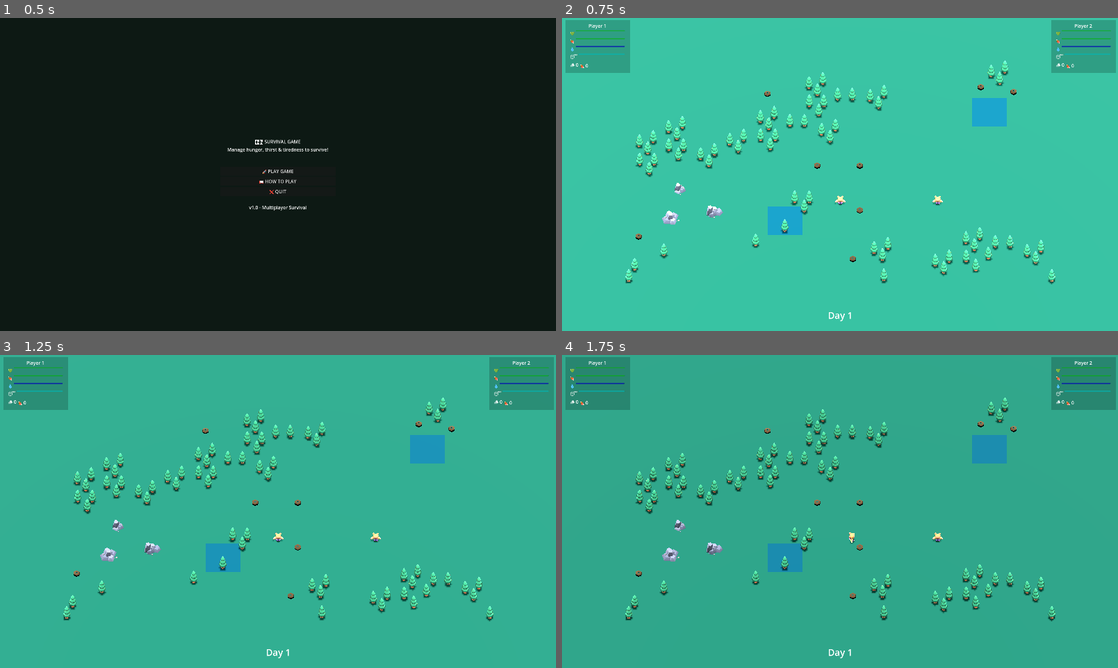
Above: before the commit, frames 1-4 (two rows, left to right).
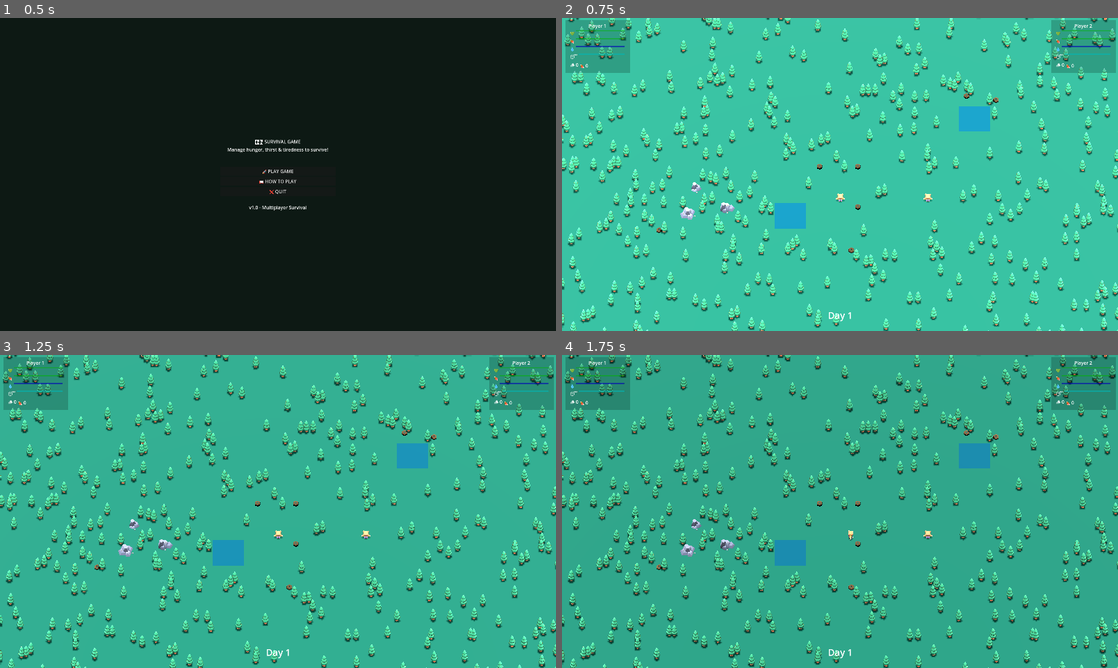
Above: after the commit, the same moments.

Repository: dp-lewis/hands-off-my-berries
Game: Godot game, scene res://ui/main_menu.tscn
Two runs of this game, one before a commit and one after it. Both use one fixed random seed, a clock stepped at 60 frames per second and the inputs below.
Inputs (mouse positions are in pixels of both pictures, inside the frame that each line leads up to):
- Up to frame 1 (0.5 s): no input
- Up to frame 2 (0.75 s): click "🚀 PLAY GAME" at 0.5 s
- Up to frame 3 (1.25 s): no input
- Up to frame 4 (1.75 s): tap Enter (ui_accept) at 1.25, 1.52 s; move the mouse to (962, 495) at 1.27 s; hold Right (ui_right) from 1.28 s (still down); tap Tab (ui_focus_next) at 1.35 s; click (962, 495) at 1.42 s; tap V at 1.55 s

Frame 1 is identical in both runs. In frame 2, 17% of the frame differs, in the area x 0-100%, y 0-100%; in frame 3, 17%; in frame 4, 16%.

Commit message:
feat: Implement tree spawner system with noise-based clustering and tree variety support

Diff:
--- a/levels/level-test.tscn
+++ b/levels/level-test.tscn
@@ -1,8 +1,9 @@
-[gd_scene load_steps=12 format=3 uid="uid://woxo7m8qhipo"]
+[gd_scene load_steps=13 format=3 uid="uid://woxo7m8qhipo"]
 
 [ext_resource type="Script" uid="uid://cjodfbct1ml6h" path="res://systems/simple_game_manager.gd" id="1_onwf1"]
 [ext_resource type="PackedScene" uid="uid://dhycgw31gv2xr" path="res://scenes/players/player.tscn" id="1_voxel"]
 [ext_resource type="PackedScene" uid="uid://b8b3dbuxtoblb" path="res://models/kenney-survival-kit/tree.tscn" id="2_awkes"]
+[ext_resource type="Script" uid="uid://bvulwe6djluba" path="res://systems/tree_spawner.gd" id="3_tree_spawner"]
 [ext_resource type="PackedScene" uid="uid://cs05wsnjh4clr" path="res://models/kenney_nature-kit/crop_pumpkin.tscn" id="4_53nj4"]
 [ext_resource type="PackedScene" uid="uid://cjdyrlh8hqxh6" path="res://models/placeholder/water.tscn" id="5_water"]
 [ext_resource type="PackedScene" uid="uid://cw72ssrptg1wb" path="res://models/kenney-survival-kit/rock_a.tscn" id="6_sol08"]
@@ -41,7 +42,7 @@
 transform = Transform3D(1, 0, 0, 0, 0.573577, 0.819152, 0, -0.819152, 0.573577, 0, 50, 30)
 projection = 1
 fov = 40.0
-size = 44.919
+size = 50.0
 far = 100.0
 
 [node name="Player0" parent="." instance=ExtResource("1_voxel")]
@@ -50,7 +51,20 @@
 transform = Transform3D(1, 0, 0, 0, 1, 0, 0, 0, 1, 14.0268, 0, 0)
 player_id = 1
 
+[node name="TreeSpawner" type="Node3D" parent="."]
+script = ExtResource("3_tree_spawner")
+tree_scene = ExtResource("2_awkes")
+area_size = Vector2(100, 75)
+tree_count = 500
+min_distance = 0.5
+player_clearing_radius = 5.0
+additional_clearings = Array[Vector3]([Vector3(-8, 0, 3), Vector3(21.5, 0, -16)])
+clearing_radius = 3.0
+noise_scale = 0.1
+cluster_density = 0.1
+
 [node name="Trees" type="Node3D" parent="."]
+visible = false
 
 [node name="tree2" parent="Trees" instance=ExtResource("2_awkes")]
 transform = Transform3D(1, 0, 0, 0, 1, 0, 0, 0, 1, -4.46687, 0, -0.231797)
--- a/project.godot
+++ b/project.godot
@@ -30,31 +30,37 @@
 p2_left={
 "deadzone": 0.2,
 "events": [Object(InputEventKey,"resource_local_to_scene":false,"resource_name":"","device":-1,"window_id":0,"alt_press …(191 unchanged characters)…
+, Object(InputEventJoypadMotion,"resource_local_to_scene":false,"resource_name":"","device":-1,"axis":0,"axis_value":-1.0,"script":null)
 ]
 }
 p2_right={
 "deadzone": 0.2,
 "events": [Object(InputEventKey,"resource_local_to_scene":false,"resource_name":"","device":-1,"window_id":0,"alt_press …(192 unchanged characters)…
+, Object(InputEventJoypadMotion,"resource_local_to_scene":false,"resource_name":"","device":-1,"axis":0,"axis_value":1.0,"script":null)
 ]
 }
 p2_up={
 "deadzone": 0.2,
 "events": [Object(InputEventKey,"resource_local_to_scene":false,"resource_name":"","device":-1,"window_id":0,"alt_press …(192 unchanged characters)…
+, Object(InputEventJoypadMotion,"resource_local_to_scene":false,"resource_name":"","device":-1,"axis":1,"axis_value":-1.0,"script":null)
 ]
 }
 p2_down={
 "deadzone": 0.2,
 "events": [Object(InputEventKey,"resource_local_to_scene":false,"resource_name":"","device":-1,"window_id":0,"alt_press …(192 unchanged characters)…
+, Object(InputEventJoypadMotion,"resource_local_to_scene":false,"resource_name":"","device":-1,"axis":1,"axis_value":1.0,"script":null)
 ]
 }
 p2_action={
 "deadzone": 0.2,
 "events": [Object(InputEventKey,"resource_local_to_scene":false,"resource_name":"","device":-1,"window_id":0,"alt_press …(192 unchanged characters)…
+, Object(InputEventJoypadButton,"resource_local_to_scene":false,"resource_name":"","device":-1,"button_index":0,"pressure":0.0,"pressed":true,"script":null)
 ]
 }
 p2_build={
 "deadzone": 0.2,
 "events": [Object(InputEventKey,"resource_local_to_scene":false,"resource_name":"","device":-1,"window_id":0,"alt_press …(192 unchanged characters)…
+, Object(InputEventJoypadButton,"resource_local_to_scene":false,"resource_name":"","device":-1,"button_index":2,"pressure":0.0,"pressed":true,"script":null)
 ]
 }
 show_help={
@@ -63,6 +69,36 @@
 , Object(InputEventKey,"resource_local_to_scene":false,"resource_name":"","device":-1,"window_id":0,"alt_pressed":false …(183 unchanged characters)…
 ]
 }
+p1_left={
+"deadzone": 0.2,
+"events": [Object(InputEventKey,"resource_local_to_scene":false,"resource_name":"","device":-1,"window_id":0,"alt_pressed":false,"shift_pressed":false,"ctrl_pressed":false,"meta_pressed":false,"pressed":false,"keycode":0,"physical_keycode":4194319,"key_label":0,"unicode":0,"location":0,"echo":false,"script":null)
+]
+}
+p1_right={
+"deadzone": 0.2,
+"events": [Object(InputEventKey,"resource_local_to_scene":false,"resource_name":"","device":-1,"window_id":0,"alt_pressed":false,"shift_pressed":false,"ctrl_pressed":false,"meta_pressed":false,"pressed":false,"keycode":0,"physical_keycode":4194321,"key_label":0,"unicode":0,"location":0,"echo":false,"script":null)
+]
+}
+p1_up={
+"deadzone": 0.2,
+"events": [Object(InputEventKey,"resource_local_to_scene":false,"resource_name":"","device":-1,"window_id":0,"alt_pressed":false,"shift_pressed":false,"ctrl_pressed":false,"meta_pressed":false,"pressed":false,"keycode":0,"physical_keycode":4194320,"key_label":0,"unicode":0,"location":0,"echo":false,"script":null)
+]
+}
+p1_down={
+"deadzone": 0.2,
+"events": [Object(InputEventKey,"resource_local_to_scene":false,"resource_name":"","device":-1,"window_id":0,"alt_pressed":false,"shift_pressed":false,"ctrl_pressed":false,"meta_pressed":false,"pressed":false,"keycode":0,"physical_keycode":4194322,"key_label":0,"unicode":0,"location":0,"echo":false,"script":null)
+]
+}
+p1_action={
+"deadzone": 0.2,
+"events": [Object(InputEventKey,"resource_local_to_scene":false,"resource_name":"","device":-1,"window_id":0,"alt_pressed":false,"shift_pressed":false,"ctrl_pressed":false,"meta_pressed":false,"pressed":false,"keycode":0,"physical_keycode":32,"key_label":0,"unicode":32,"location":0,"echo":false,"script":null)
+]
+}
+p1_build={
+"deadzone": 0.2,
+"events": [Object(InputEventKey,"resource_local_to_scene":false,"resource_name":"","device":-1,"window_id":0,"alt_pressed":false,"shift_pressed":false,"ctrl_pressed":false,"meta_pressed":false,"pressed":false,"keycode":0,"physical_keycode":4194306,"key_label":0,"unicode":0,"location":0,"echo":false,"script":null)
+]
+}
 
 [rendering]
 
--- a/scenes/players/components/player_input_handler.gd
+++ b/scenes/players/components/player_input_handler.gd
@@ -42,10 +42,10 @@
 	# Movement mappings
 	movement_actions = {
 		0: {
-			"left": "ui_left",
-			"right": "ui_right",
-			"up": "ui_up",
-			"down": "ui_down"
+			"left": "p1_left",
+			"right": "p1_right",
+			"up": "p1_up",
+			"down": "p1_down"
 		},
 		1: {
 			"left": "p2_left",
@@ -69,7 +69,7 @@
 
 	# Action key mappings
 	action_keys = {
-		0: "ui_accept",  # Space/Enter for keyboard player
+		0: "p1_action",  # Space/Enter for keyboard player
 		1: "p2_action",
 		2: "p3_action",
 		3: "p4_action"
@@ -77,7 +77,7 @@
 
 	# Build key mappings
 	build_keys = {
-		0: "ui_focus_next",  # Tab for keyboard player
+		0: "p1_build",  # Tab for keyboard player
 		1: "p2_build",
 		2: "p3_build",
 		3: "p4_build"
--- /dev/null
+++ b/systems/noise_visualizer.gd
@@ -0,0 +1,66 @@
+extends Node3D
+
+# Noise Visualization Helper
+# Shows the noise pattern as colored spheres to help tune parameters
+
+@export var visualization_enabled: bool = false
+@export var visualization_grid_size: int = 50
+@export var visualization_spacing: float = 2.0
+
+@onready var tree_spawner = get_parent().get_node("TreeSpawner")
+
+func _ready():
+	if visualization_enabled and tree_spawner:
+		call_deferred("create_noise_visualization")
+
+func create_noise_visualization():
+	if not tree_spawner or not tree_spawner.noise:
+		return
+
+	print("Creating noise visualization...")
+
+	var half_grid = int(visualization_grid_size / 2)
+	for x in range(-half_grid, half_grid):
+		for z in range(-half_grid, half_grid):
+			var pos = Vector3(x * visualization_spacing, 0.5, z * visualization_spacing)
+			var noise_value = tree_spawner.get_noise_at_position(pos)
+
+			# Only show points in tree areas (above threshold)
+			if noise_value >= tree_spawner.noise_threshold:
+				var sphere = create_sphere(pos, noise_value)
+				add_child(sphere)
+
+func create_sphere(pos: Vector3, noise_value: float) -> MeshInstance3D:
+	var mesh_instance = MeshInstance3D.new()
+	var sphere_mesh = SphereMesh.new()
+	sphere_mesh.radius = 0.2
+	sphere_mesh.height = 0.4
+	mesh_instance.mesh = sphere_mesh
+
+	# Create material based on noise value
+	var material = StandardMaterial3D.new()
+	var intensity = noise_value
+	material.albedo_color = Color(intensity, intensity * 0.5, 0.2, 0.7)
+	mesh_instance.material_override = material
+
+	mesh_instance.position = pos
+	return mesh_instance
+
+func clear_visualization():
+	for child in get_children():
+		child.queue_free()
+
+func regenerate_visualization():
+	clear_visualization()
+	await get_tree().process_frame
+	create_noise_visualization()
+
+func _input(event):
+	if event is InputEventKey and event.pressed:
+		if event.keycode == KEY_V:
+			visualization_enabled = !visualization_enabled
+			if visualization_enabled:
+				create_noise_visualization()
+			else:
+				clear_visualization()
+			print("Noise visualization: ", "ON" if visualization_enabled else "OFF")
--- /dev/null
+++ b/systems/tree_demo_controller.gd
@@ -0,0 +1,133 @@
+extends Node3D
+
+# Simple script to test tree spawner regeneration
+# Press R to regenerate trees, T to add a clearing at camera position
+
+@onready var tree_spawner = $TreeSpawner
+@onready var camera = $Camera3D
+
+func _ready():
+	print("Tree Spawner Demo loaded!")
+	print("Press R to regenerate trees")
+	print("Press N to regenerate with new noise seed")
+	print("Press T to add clearing at camera position")
+	print("Press C to clear all additional clearings")
+	print("Press 1-5 to adjust noise threshold")
+	print("Press Q/A to adjust noise scale")
+	print("Press W/S to adjust cluster density")
+	print("Press V to toggle noise visualization")
+	print("Press G to toggle tree variety mode")
+	print("Press I to show tree type statistics")
+
+func _input(event):
+	if event.is_action_pressed("ui_cancel"):  # Escape key
+		get_tree().quit()
+
+	if event.is_action_pressed("ui_accept"):  # Enter key
+		if tree_spawner:
+			tree_spawner.regenerate_trees()
+			print("Trees regenerated!")
+
+	# Handle key presses
+	if event is InputEventKey and event.pressed:
+		match event.keycode:
+			KEY_R:
+				if tree_spawner:
+					tree_spawner.regenerate_trees()
+					print("Trees regenerated!")
+
+			KEY_N:
+				if tree_spawner:
+					tree_spawner.regenerate_with_new_seed()
+					print("Trees regenerated with new seed: ", tree_spawner.noise_seed)
+
+			KEY_T:
+				if tree_spawner and camera:
+					var cam_pos = camera.global_position
+					cam_pos.y = 0  # Project to ground level
+					tree_spawner.add_clearing(cam_pos, 10.0)
+					tree_spawner.regenerate_trees()
+					print("Added clearing at: ", cam_pos)
+
+			KEY_C:
+				if tree_spawner:
+					tree_spawner.additional_clearings.clear()
+					tree_spawner.regenerate_trees()
+					print("Cleared all additional clearings!")
+
+			# Noise threshold adjustment (1-5 keys)
+			KEY_1:
+				adjust_noise_threshold(0.1)
+			KEY_2:
+				adjust_noise_threshold(0.3)
+			KEY_3:
+				adjust_noise_threshold(0.5)
+			KEY_4:
+				adjust_noise_threshold(0.7)
+			KEY_5:
+				adjust_noise_threshold(0.9)
+
+			# Noise scale adjustment
+			KEY_Q:
+				adjust_noise_scale(-0.01)
+			KEY_A:
+				adjust_noise_scale(0.01)
+
+			# Cluster density adjustment
+			KEY_W:
+				adjust_cluster_density(0.1)
+			KEY_S:
+				adjust_cluster_density(-0.1)
+
+			# Tree variety controls
+			KEY_G:
+				toggle_tree_variety()
+			KEY_I:
+				show_tree_stats()
+
+func adjust_noise_threshold(new_threshold: float):
+	if tree_spawner:
+		tree_spawner.noise_threshold = new_threshold
+		tree_spawner.regenerate_trees()
+		print("Noise threshold set to: ", new_threshold)
+
+func adjust_noise_scale(delta: float):
+	if tree_spawner:
+		tree_spawner.noise_scale = max(0.01, tree_spawner.noise_scale + delta)
+		tree_spawner.setup_noise()
+		tree_spawner.regenerate_trees()
+		print("Noise scale set to: ", tree_spawner.noise_scale)
+
+func adjust_cluster_density(delta: float):
+	if tree_spawner:
+		tree_spawner.cluster_density = clamp(tree_spawner.cluster_density + delta, 0.1, 1.0)
+		tree_spawner.regenerate_trees()
+		print("Cluster density set to: ", tree_spawner.cluster_density)
+
+func toggle_tree_variety():
+	if tree_spawner:
+		tree_spawner.use_tree_variety = !tree_spawner.use_tree_variety
+		tree_spawner.regenerate_trees()
+		print("Tree variety: ", "ON" if tree_spawner.use_tree_variety else "OFF")
+		if tree_spawner.use_tree_variety:
+			show_tree_stats()
+
+func show_tree_stats():
+	if tree_spawner:
+		var stats = tree_spawner.get_tree_type_stats()
+		if stats.is_empty():
+			print("Tree variety disabled or no tree types configured")
+		else:
+			print("Tree type distribution:")
+			for tree_name in stats:
+				var data = stats[tree_name]
+				print("  ", tree_name, ": ", data.weight, " weight (", "%.1f" % data.percentage, "%)")
+
+# Setup example tree variety (you can add different tree scenes here later)
+func setup_example_tree_variety():
+	if tree_spawner and tree_spawner.tree_scene:
+		# For now, just use the same tree with different weights as an example
+		tree_spawner.tree_scenes = [tree_spawner.tree_scene]
+		tree_spawner.tree_weights = [1.0]
+		tree_spawner.setup_tree_weights()
+		print("Example tree variety setup complete")
--- /dev/null
+++ b/systems/tree_spawner.gd
@@ -0,0 +1,221 @@
+extends Node3D
+
+@export var tree_scene: PackedScene  # Legacy single tree (still supported)
+@export var area_size: Vector2 = Vector2(150, 150)
+@export var tree_count: int = 50
+@export var min_distance: float = 3.0
+@export var player_clearing_radius: float = 10.0
+@export var additional_clearings: Array[Vector3] = []
+@export var clearing_radius: float = 8.0
+
+# Tree variety system
+@export_group("Tree Variety")
+@export var tree_scenes: Array[PackedScene] = []  # Multiple tree types
+@export var tree_weights: Array[float] = []  # Probability weights for each tree type
+@export var use_tree_variety: bool = false  # Enable multiple tree types
+
+# Noise-based clustering parameters
+@export_group("Noise Clustering")
+@export var use_noise_clustering: bool = true
+@export var noise_scale: float = 0.05  # Lower = bigger clusters
+@export var noise_threshold: float = 0.3  # Higher = fewer trees (0.0 to 1.0)
+@export var cluster_density: float = 0.7  # Chance to place tree in valid noise area
+@export var noise_seed: int = 12345
+
+var player_spawn_points: Array[Vector3] = []
+var noise: FastNoiseLite
+var cumulative_weights: Array[float] = []  # For weighted random selection
+
+func _ready():
+	# Initialize noise
+	setup_noise()
+
+	# Setup tree variety system
+	setup_tree_weights()
+
+	# Wait a frame for the scene to be fully loaded
+	await get_tree().process_frame
+	find_player_spawn_points()
+	spawn_trees()
+
+func setup_noise():
+	noise = FastNoiseLite.new()
+	noise.seed = noise_seed
+	noise.noise_type = FastNoiseLite.TYPE_PERLIN
+	noise.frequency = noise_scale
+
+func setup_tree_weights():
+	if not use_tree_variety or tree_scenes.is_empty():
+		return
+
+	# If no weights specified, use equal weights
+	if tree_weights.is_empty():
+		tree_weights.resize(tree_scenes.size())
+		tree_weights.fill(1.0)
+
+	# Ensure weights array matches scenes array size
+	while tree_weights.size() < tree_scenes.size():
+		tree_weights.append(1.0)
+
+	# Calculate cumulative weights for efficient random selection
+	cumulative_weights.clear()
+	var total = 0.0
+	for weight in tree_weights:
+		total += weight
+		cumulative_weights.append(total)
+
+	print("Tree variety setup: ", tree_scenes.size(), " tree types with weights: ", tree_weights)
+
+func find_player_spawn_points():
+	# Find all player nodes in the scene
+	var players = get_tree().get_nodes_in_group("players")
+	if players.is_empty():
+		# Fallback: search for player nodes by name pattern
+		var scene_root = get_tree().current_scene
+		for child in scene_root.get_children():
+			if child.name.begins_with("Player"):
+				players.append(child)
+
+	for player in players:
+		player_spawn_points.append(player.global_position)
+		print("Found player spawn at: ", player.global_position)
+
+func spawn_trees():
+	var positions = []
+	var tries = 0
+	var max_tries = tree_count * 30  # More tries needed for noise filtering
+
+	while positions.size() < tree_count and tries < max_tries:
+		var x = randf_range(-area_size.x/2, area_size.x/2)
+		var z = randf_range(-area_size.y/2, area_size.y/2)
+		var pos = Vector3(x, 0, z)
+
+		if is_valid_tree_position(pos, positions):
+			positions.append(pos)
+		tries += 1
+
+	print("Spawned ", positions.size(), " trees out of ", tree_count, " requested (", tries, " tries)")
+
+	for pos in positions:
+		var tree_scene_to_use = get_random_tree_scene()
+		if tree_scene_to_use:
+			var tree = tree_scene_to_use.instantiate()
+			tree.position = pos
+			# Add some random rotation for variety
+			tree.rotation_degrees.y = randf() * 360.0
+			add_child(tree)
+		else:
+			print("Warning: No tree scene available for spawning at ", pos)
+
+func is_valid_tree_position(pos: Vector3, existing_positions: Array) -> bool:
+	# First check noise clustering if enabled
+	if use_noise_clustering:
+		var noise_value = noise.get_noise_2d(pos.x, pos.z)
+		# Convert from [-1,1] to [0,1] range
+		var normalized_noise = (noise_value + 1.0) / 2.0
+
+		# Check if position is in a "forest" area (above threshold)
+		if normalized_noise < noise_threshold:
+			return false
+
+		# Even in valid noise areas, use cluster density for variation
+		if randf() > cluster_density:
+			return false
+
+	# Check distance from player spawn points
+	for spawn_point in player_spawn_points:
+		if pos.distance_to(spawn_point) < player_clearing_radius:
+			return false
+
+	# Check distance from additional clearings
+	for clearing in additional_clearings:
+		if pos.distance_to(clearing) < clearing_radius:
+			return false
+
+	# Check distance from other trees
+	for existing_pos in existing_positions:
+		if pos.distance_to(existing_pos) < min_distance:
+			return false
+
+	return true
+
+# Get a random tree scene based on weights
+func get_random_tree_scene() -> PackedScene:
+	# If tree variety is disabled or no scenes, fall back to single tree_scene
+	if not use_tree_variety or tree_scenes.is_empty():
+		return tree_scene
+
+	# If only one scene in array, return it
+	if tree_scenes.size() == 1:
+		return tree_scenes[0]
+
+	# Weighted random selection
+	var random_value = randf() * cumulative_weights[-1]  # Last element is total weight
+
+	for i in range(cumulative_weights.size()):
+		if random_value <= cumulative_weights[i]:
+			return tree_scenes[i]
+
+	# Fallback (shouldn't happen)
+	return tree_scenes[0]
+
+# Method to add clearings at runtime if needed
+func add_clearing(clearing_position: Vector3, radius: float = 8.0):
+	additional_clearings.append(clearing_position)
+	clearing_radius = radius
+
+# Method to regenerate trees (useful for testing)
+func regenerate_trees():
+	# Remove existing trees
+	for child in get_children():
+		child.queue_free()
+	await get_tree().process_frame
+	spawn_trees()
+
+# Method to regenerate with new noise seed
+func regenerate_with_new_seed():
+	noise_seed = randi()
+	setup_noise()
+	regenerate_trees()
+
+# Method to get noise value at position (for debugging/visualization)
+func get_noise_at_position(pos: Vector3) -> float:
+	if noise:
+		var noise_value = noise.get_noise_2d(pos.x, pos.z)
+		return (noise_value + 1.0) / 2.0  # Convert to 0-1 range
+	return 0.0
+
+# Helper methods for tree variety management
+func add_tree_type(scene: PackedScene, weight: float = 1.0):
+	"""Add a new tree type with specified weight"""
+	tree_scenes.append(scene)
+	tree_weights.append(weight)
+	setup_tree_weights()
+
+func remove_tree_type(index: int):
+	"""Remove a tree type by index"""
+	if index >= 0 and index < tree_scenes.size():
+		tree_scenes.remove_at(index)
+		if index < tree_weights.size():
+			tree_weights.remove_at(index)
+		setup_tree_weights()
+
+func set_tree_weight(index: int, weight: float):
+	"""Set the weight for a specific tree type"""
+	if index >= 0 and index < tree_weights.size():
+		tree_weights[index] = weight
+		setup_tree_weights()
+
+func get_tree_type_stats() -> Dictionary:
+	"""Get statistics about tree type distribution"""
+	var stats = {}
+	if use_tree_variety and not tree_scenes.is_empty():
+		var total_weight = cumulative_weights[-1] if not cumulative_weights.is_empty() else 0.0
+		for i in range(tree_scenes.size()):
+			var scene_name = tree_scenes[i].resource_path.get_file().get_basename()
+			var percentage = (tree_weights[i] / total_weight * 100.0) if total_weight > 0 else 0.0
+			stats[scene_name] = {
+				"weight": tree_weights[i],
+				"percentage": percentage
+			}
+	return stats
Not shown, added: systems/noise_visualizer.gd.uid
Not shown, added: systems/tree_demo_controller.gd.uid
Not shown, added: systems/tree_spawner.gd.uid
Not shown, added: docs/tree_spawner_plan.md
Not shown, added: docs/tree_variety_guide.md
